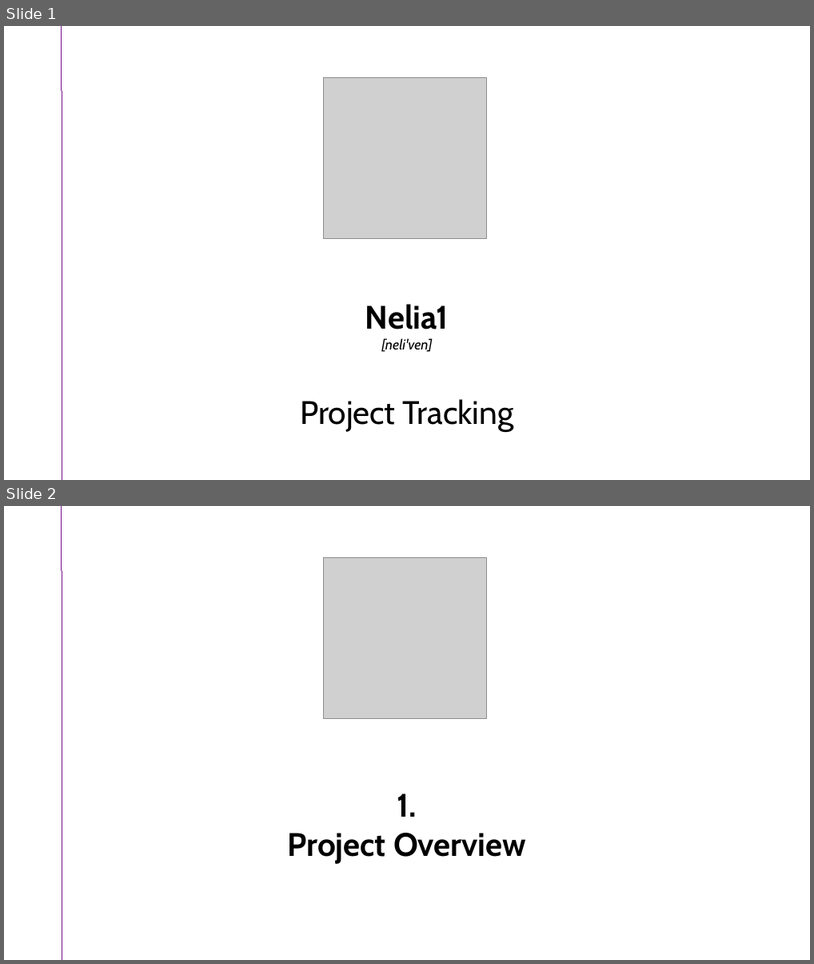
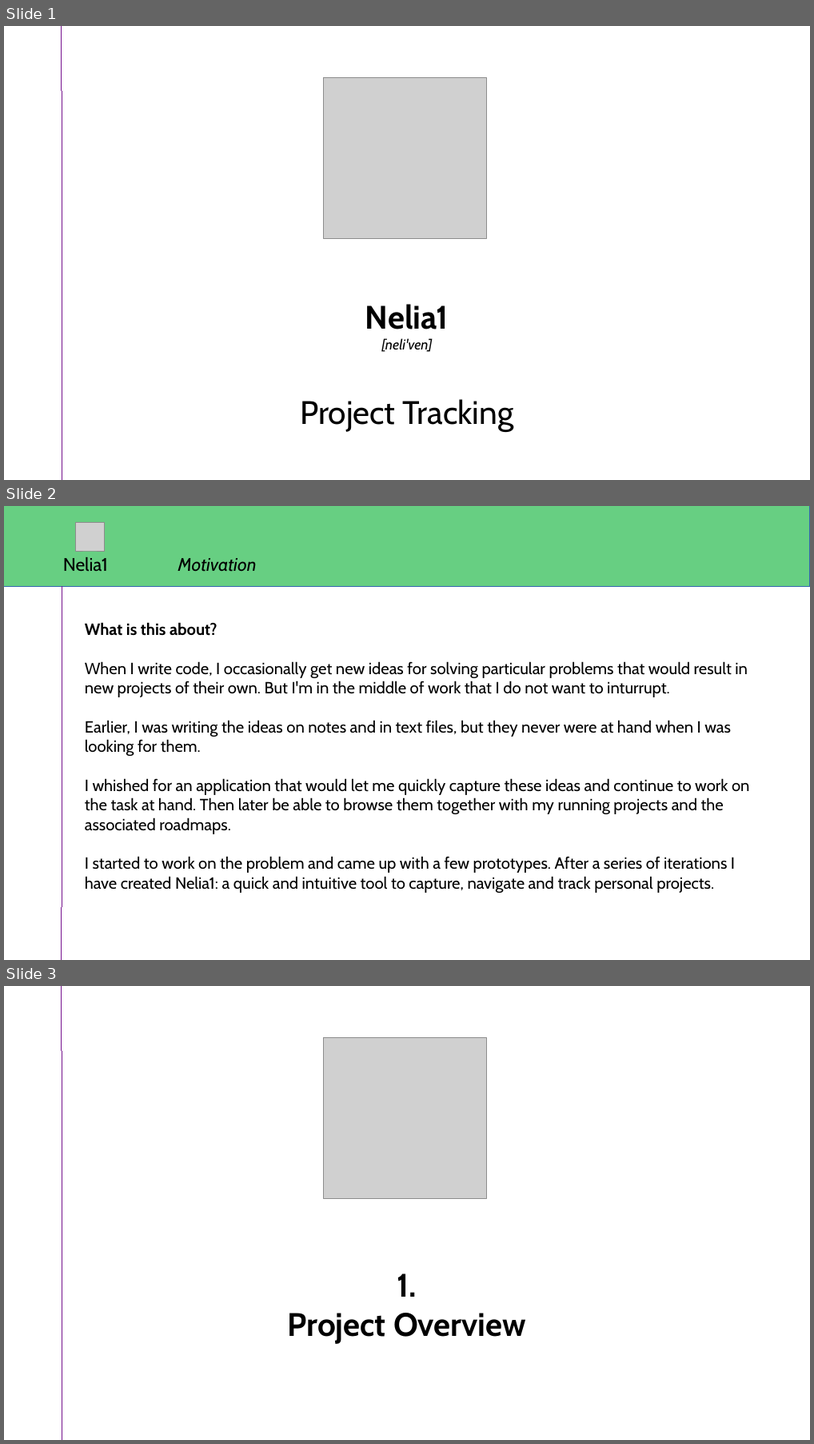
Before and after one commit to skriticos/nelia1, a slide deck: video/nelia1-presentation.odp. Shown one above the other, each under a label of ours: slides 1 and 2 before the commit, slides 1, 2 and 3 after it. The pictures are 814x964 and 814x1444 pixels, drawn with LibreOffice and Linux fonts; fonts in the diff are those of the drawing; grey boxes stand for pictures. Boxes give left, top, right and bottom in pixels: in the first picture for what was removed or moved away, otherwise in the second. Text is boxed around its words. In the diff, an @@ line names an element or a change of style, - is before the commit and + after.

```diff
--- a/video/nelia1-presentation.odp
+++ b/video/nelia1-presentation.odp
@@ slide 2 added at bbox=[4, 506, 810, 960], background #FFFFFF @@
@@ rectangle added at bbox=[4, 506, 810, 587], fill #67CF82, outline #3465AF 0 pt @@
@@ picture added at bbox=[76, 522, 104, 551] @@
@@ text added at bbox=[63, 557, 108, 572], 18 pt, text #000000 @@
+Nelia1
@@ text added at bbox=[178, 558, 257, 572], 18 pt, text #000000, italic @@
+Motivation
@@ line added from (62, 960) to (62, 587), #74108C 0 pt @@
@@ text added at bbox=[85, 622, 750, 892], 16 pt, text #000000 @@
+What is this about?
+When I write code, I occasionally get new ideas for solving particular problems that would result in new projects of their own. But I'm in the middle of work that I do not want to inturrupt.
+Earlier, I was writing the ideas on notes and in text files, but they never were at hand when I was looking for them.
+I whished for an application that would let me quickly capture these ideas and continue to work on the task at hand. Then later be able to browse them together with my running projects and the associated roadmaps.
+I started to work on the problem and came up with a few prototypes. After a series of iterations I have created Nelia1: a quick and intuitive tool to capture, navigate and track personal projects.
@@ what was slide 2 is now slide 3 @@
```
Also in this commit, not shown: 3 slides changed, 2 slides removed, 4 other files.
